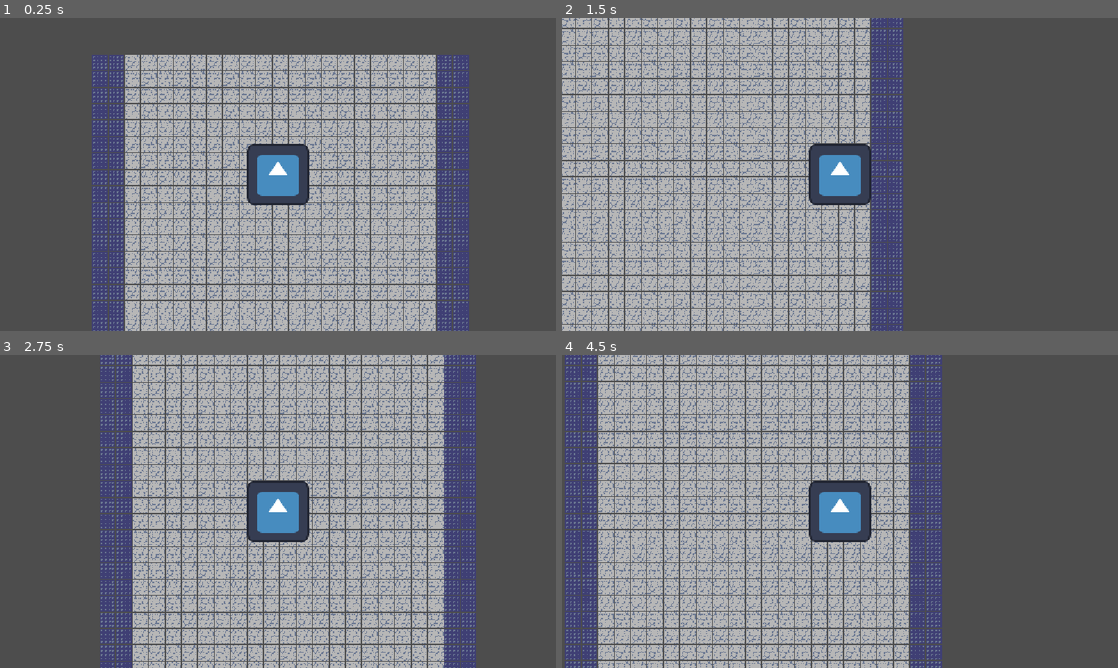
Above: before the commit, frames 1-4 (two rows, left to right).
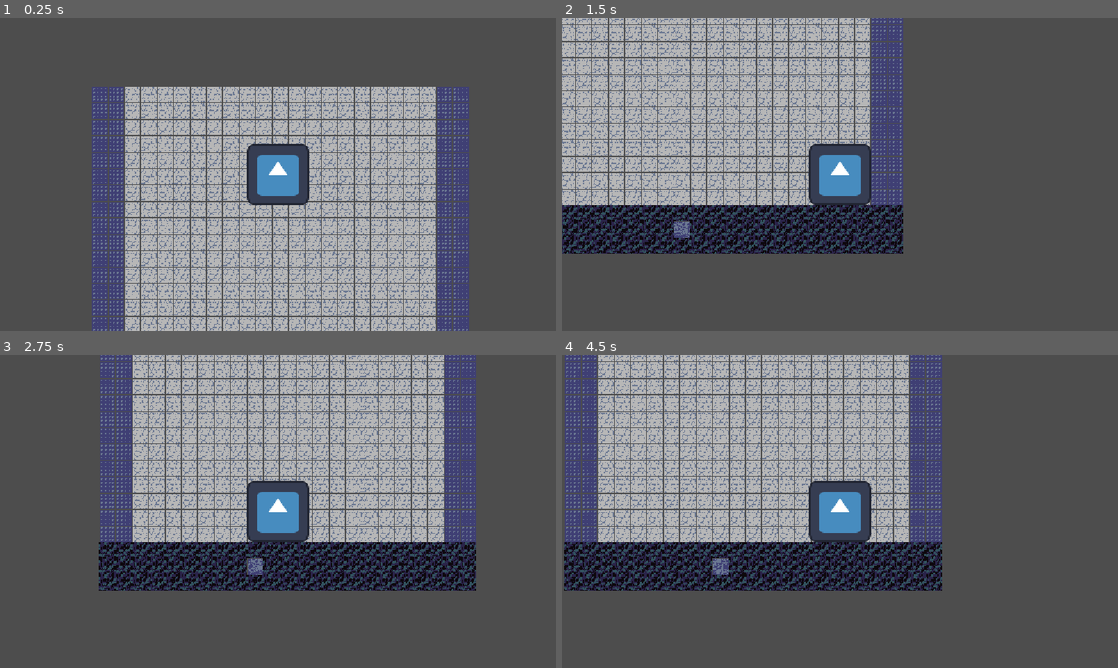
Above: after the commit, the same moments.

Repository: CircuitGuy943/bounce-back
Game: Godot game, scene res://Map.tscn
Same seed, same stepped clock (60 frames per second), same inputs: the game is played once before the commit and once after it. The project has no main scene, so this scene is started directly. The engine's default icon, where the game draws it, is replaced by a stand-in: a white triangle on a blue panel in a dark square.
Inputs:
- Up to frame 1 (0.25 s): no input
- Up to frame 2 (1.5 s): hold D (right) from 0.53 s (still down)
- Up to frame 3 (2.75 s): release D (right) at 2.03 s; hold A (left) from 2.03 s (still down)
- Up to frame 4 (4.5 s): release A (left) at 2.78 s; hold D (right) 2.78-4.28 s; hold A (left) from 4.28 s (still down)

The runs differ from the first frame. In frame 1, 21% of the frame differs, in the area x 16-85%, y 11-100%; in frame 2, 35%; in frame 3, 38%; in frame 4, 39%, in the area x 0-69%, y 0-100%.

Commit message:
update

Diff:
--- a/BounceBack/player.gd
+++ b/BounceBack/player.gd
@@ -2,20 +2,17 @@
 
 @export var speed = 400 # How fast the player will move (pixels/sec).
 var screen_size # Size of the game window.
+@export var gravity = 500
 
 func _ready():
 	screen_size = get_viewport_rect().size
 
-func _physics_process(delta: float) -> void:
+func _process(delta: float) -> void:
 	var velocity = Vector2.ZERO # The player's movement vector.
 	if Input.is_action_pressed("left"):
 		velocity.x = velocity.x - 1
 	if Input.is_action_pressed("right"):
 		velocity.x = velocity.x + 1
-	if velocity.y == 0:
-		velocity.y = 0.001
-	else:
-		velocity.y = velocity.y * 1.05
 
 	if velocity.length() > 0:
 		velocity = velocity.normalized() * speed
@@ -24,3 +21,11 @@
 	position += velocity * delta
 
 	move_and_slide()
+
+func _physics_process(delta: float) -> void:
+	# Add the gravity.
+	if not is_on_floor():
+		velocity.y += gravity * delta # Use velocity.z or adjust axes for 3D if needed
+
+	# Move the character
+	move_and_slide()
